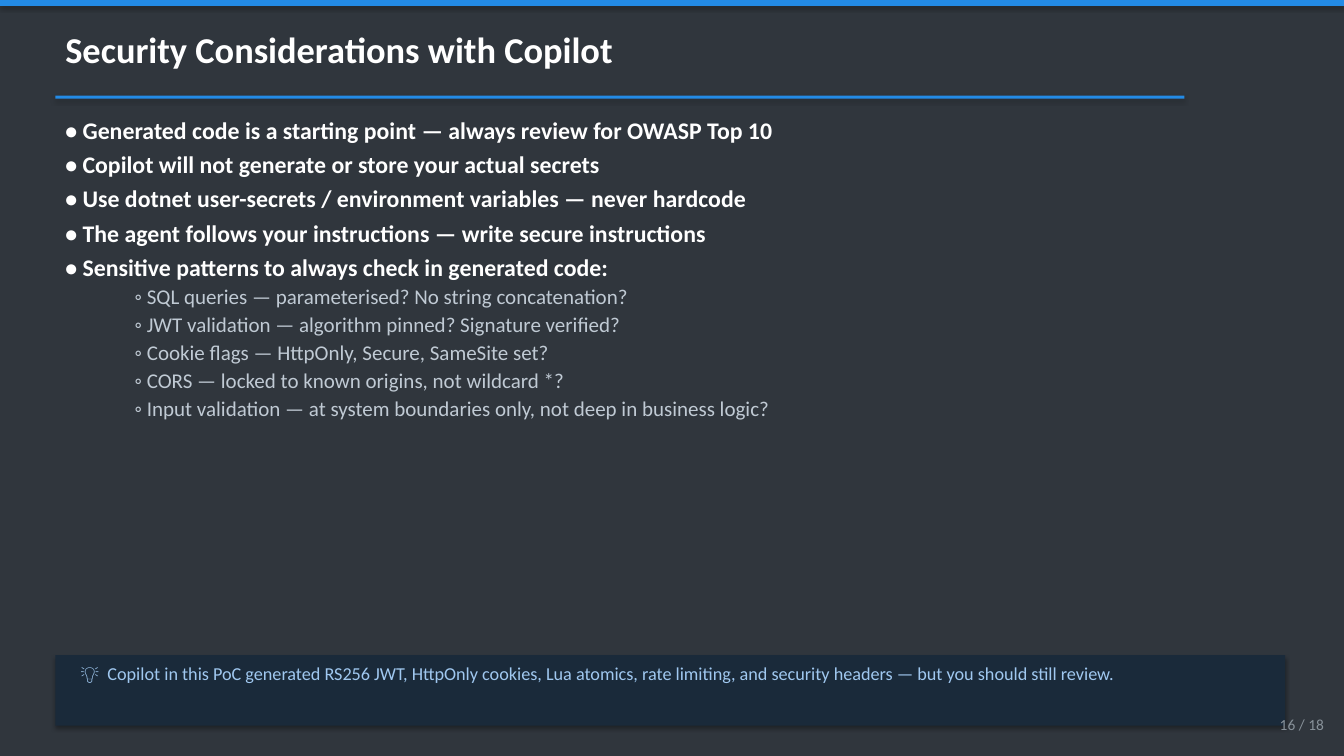
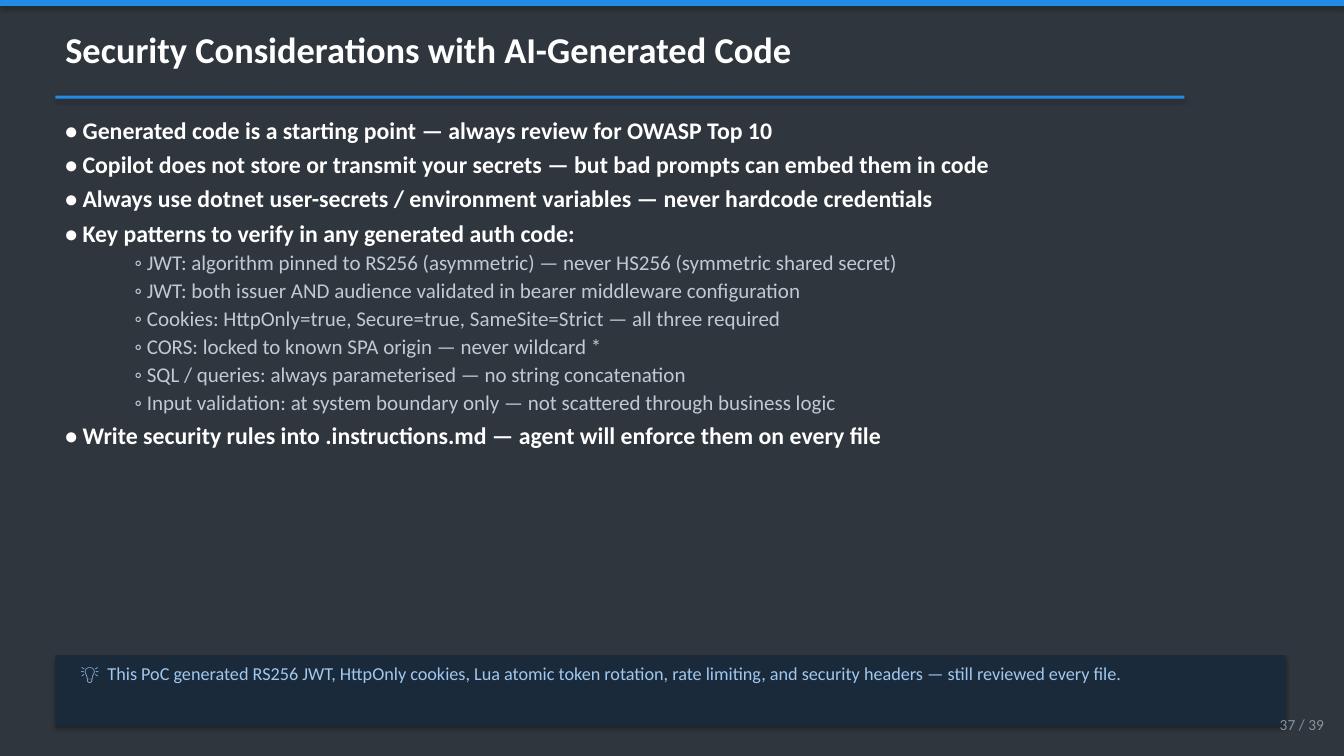
Before and after one commit to cyberkoolman/ghcp-poc-auth, a slide deck: slide 37 of docs/ghcp-getting-started.pptx (slide 16 before the commit). Drawn at 1344x756 pixels with LibreOffice and Linux fonts; fonts in the diff are those of the drawing. Boxes give left, top, right and bottom in pixels: in the first picture for what was removed or moved away, otherwise in the second. Text is boxed around its words. In the diff, an @@ line names an element or a change of style, - is before the commit and + after.

Commit message:
Expand presentation to 39 slides with annotated deep-dives per primitive

```diff
--- a/docs/ghcp-getting-started.pptx
+++ b/docs/ghcp-getting-started.pptx
@@ text at box(65, 37, 792, 69): text changed @@
-Security Considerations with Copilot
+Security Considerations with AI-Generated Code
@@ text at box(83, 156, 988, 448): text changed @@
-• Copilot will not generate or store your actual secrets
-• Use dotnet user-secrets / environment variables — never hardcode
-• The agent follows your instructions — write secure instructions
-• Sensitive patterns to always check in generated code:
-  ◦ SQL queries — parameterised? No string concatenation?
-  ◦ JWT validation — algorithm pinned? Signature verified?
-  ◦ Cookie flags — HttpOnly, Secure, SameSite set?
-  ◦ CORS — locked to known origins, not wildcard *?
-  ◦ Input validation — at system boundaries only, not deep in business logic?
+• Copilot does not store or transmit your secrets — but bad prompts can embed them in code
+• Always use dotnet user-secrets / environment variables — never hardcode credentials
+• Key patterns to verify in any generated auth code:
+  ◦ JWT: algorithm pinned to RS256 (asymmetric) — never HS256 (symmetric shared secret)
+  ◦ JWT: both issuer AND audience validated in bearer middleware configuration
+  ◦ Cookies: HttpOnly=true, Secure=true, SameSite=Strict — all three required
+  ◦ CORS: locked to known SPA origin — never wildcard *
+  ◦ SQL / queries: always parameterised — no string concatenation
+  ◦ Input validation: at system boundary only — not scattered through business logic
+• Write security rules into .instructions.md — agent will enforce them on every file
@@ text at box(107, 667, 1121, 683): text changed @@
-💡 Copilot in this PoC generated RS256 JWT, HttpOnly cookies, Lua atomics, rate limiting, and security headers — but you should still review.
+💡 This PoC generated RS256 JWT, HttpOnly cookies, Lua atomic token rotation, rate limiting, and security headers — still reviewed every file.
@@ text at box(1280, 720, 1324, 730): text changed @@
-16 / 18
+37 / 39
```
Also in this commit, not shown: 13 other slides changed, 20 slides added, 1 other file.
